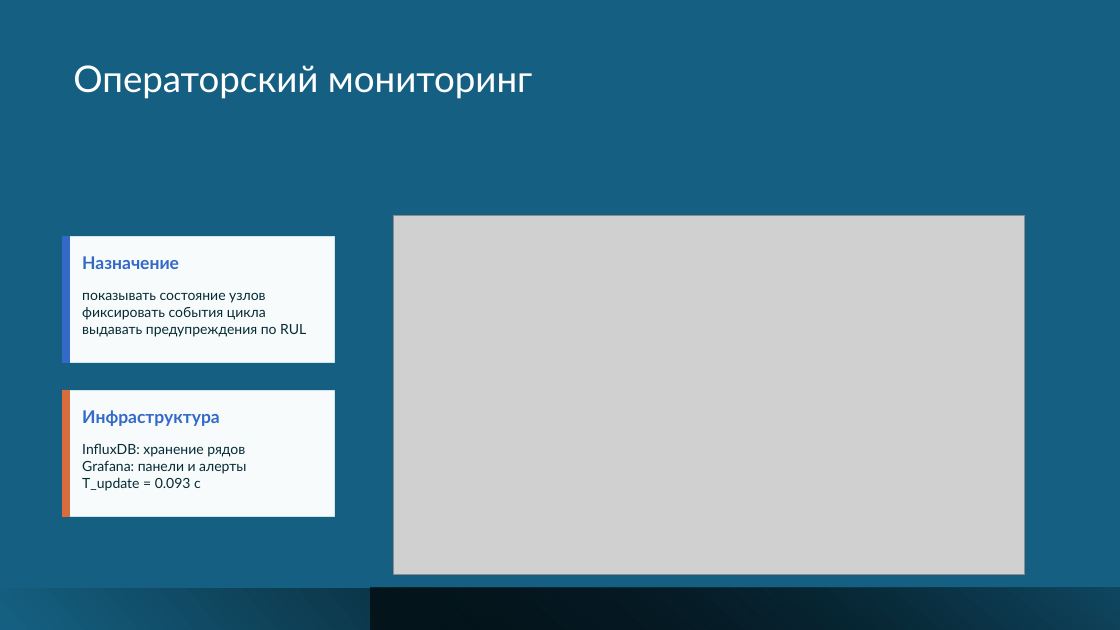
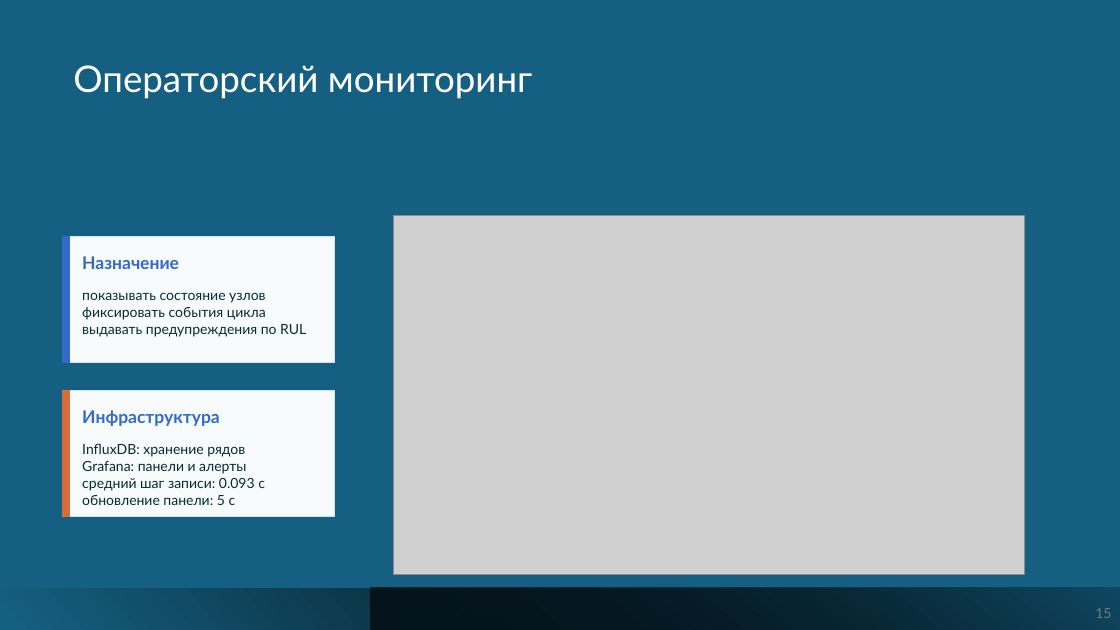
Before and after one commit to LionKMufasa/diplom_mem, a slide deck: slide 15 of вкр/Презентация ВКР 2026 Миронов Егор Максимович.pptx. Drawn at 1120x630 pixels with LibreOffice and Linux fonts; fonts in the diff are those of the drawing; grey boxes stand for pictures. Boxes give left, top, right and bottom in pixels: in the first picture for what was removed or moved away, otherwise in the second. Text is boxed around its words. In the diff, an @@ line names an element or a change of style, - is before the commit and + after.

```diff
--- a/вкр/Презентация ВКР 2026 Миронов Егор Максимович.pptx
+++ b/вкр/Презентация ВКР 2026 Миронов Егор Максимович.pptx
@@ text at (x1=82, y1=478, x2=265, y2=505): text changed @@
-T_update = 0.093 с
+средний шаг записи: 0.093 с
+обновление панели: 5 с
@@ text added at (x1=1095, y1=608, x2=1111, y2=618), 12 pt, text #797979 @@
+15
```
Also in this commit, not shown: 14 other slides changed, 2 slides added, 2 slides removed, 20 other files.
